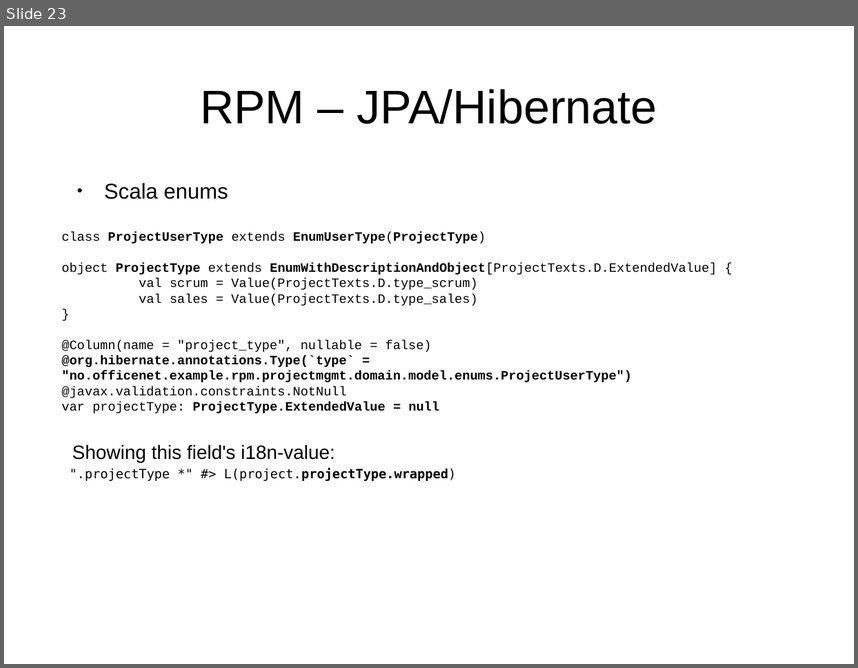
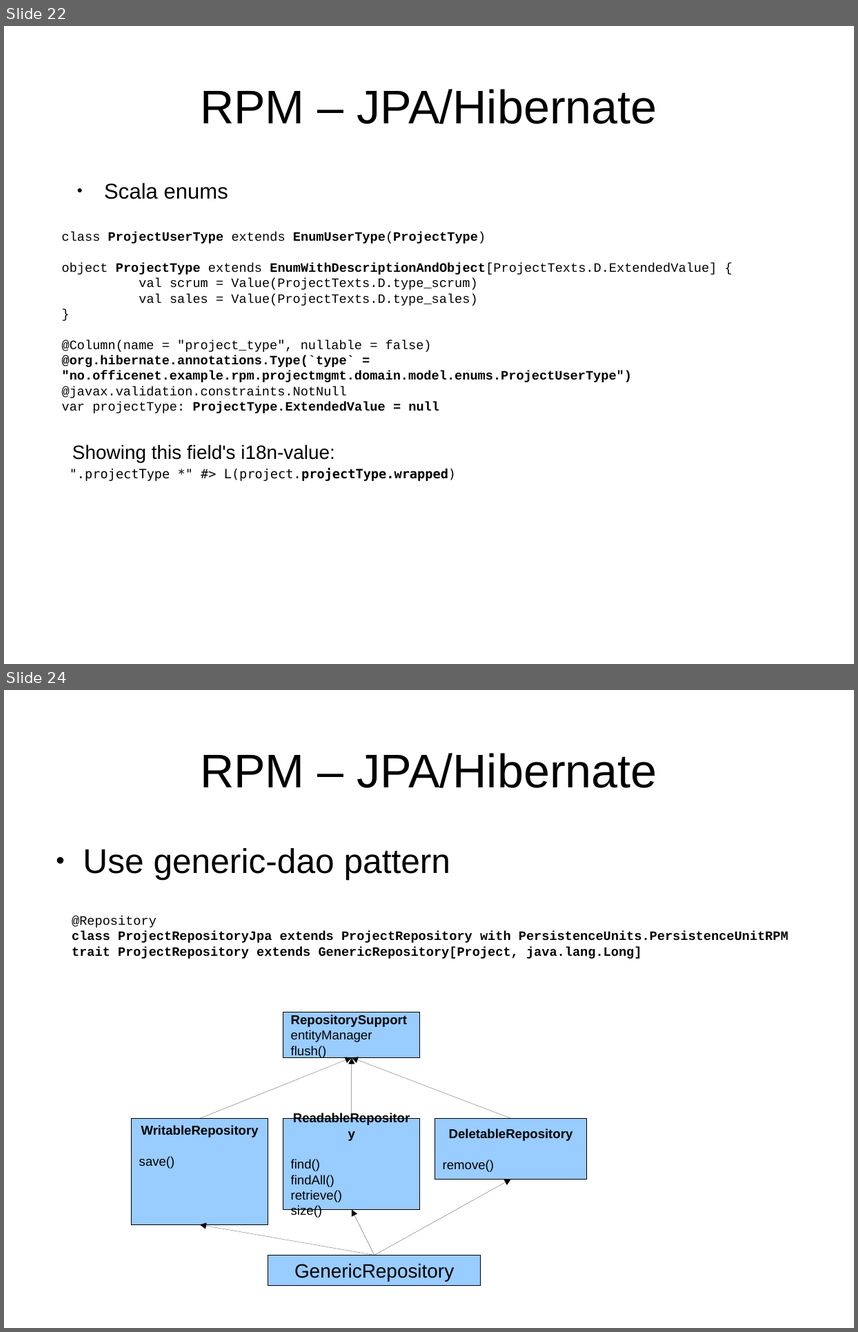
Before and after one commit to andreak/slol-2011, a slide deck: Scala-LiftOff-2011-lift-from-jee-perspective.odp. Shown one above the other, each under a label of ours: slide 23 before the commit, slides 22 and 24 after it; the slides between them are not shown. The pictures are 858x668 and 858x1332 pixels, drawn with LibreOffice and Linux fonts; fonts in the diff are those of the drawing. Boxes give left, top, right and bottom in pixels: in the first picture for what was removed or moved away, otherwise in the second. Text is boxed around its words. In the diff, an @@ line names an element or a change of style, - is before the commit and + after.

```diff
--- a/Scala-LiftOff-2011-lift-from-jee-perspective.odp
+++ b/Scala-LiftOff-2011-lift-from-jee-perspective.odp
@@ slide 24 added at <box>4,690,854,1328</box>, background #FFFFFF @@
@@ title added at <box>200,753,657,788</box>, 44 pt, text #000000 @@
+RPM – JPA/Hibernate
@@ text added at <box>83,848,451,880</box>, 32 pt, text #000000 @@
+● Use generic-dao pattern
@@ text added at <box>72,916,789,958</box>, 12 pt, text #000000, bold @@
+@Repository
+class ProjectRepositoryJpa extends ProjectRepository with PersistenceUnits.PersistenceUnitRPM
+trait ProjectRepository extends GenericRepository[Project, java.lang.Long]
@@ rectangle added at <box>283,1012,420,1057</box>, fill #99CCFF, outline #000000 0 pt, 12 pt, text #000000 @@
+RepositorySupport
+entityManager
+flush()
@@ arrow added from (200, 1118) to (352, 1057), #000000 0 pt @@
@@ arrow added from (352, 1118) to (352, 1057), #000000 0 pt @@
@@ arrow added from (512, 1118) to (352, 1057), #000000 0 pt @@
@@ rectangle added at <box>131,1118,268,1225</box>, fill #99CCFF, outline #000000 0 pt, 12 pt, text #000000, bold @@
+WritableRepository
+save()
@@ rectangle added at <box>283,1118,420,1209</box>, fill #99CCFF, outline #000000 0 pt, 12 pt, text #000000 @@
+ReadableRepository
+find()
+findAll()
+retrieve()
+size()
@@ rectangle added at <box>435,1118,587,1179</box>, fill #99CCFF, outline #000000 0 pt, 12 pt, text #000000, bold @@
+DeletableRepository
+remove()
@@ arrow added from (375, 1254) to (512, 1179), #000000 0 pt @@
@@ arrow added from (375, 1254) to (200, 1225), #000000 0 pt @@
@@ arrow added from (375, 1254) to (352, 1209), #000000 0 pt @@
@@ rectangle added at <box>268,1254,481,1285</box>, fill #99CCFF, outline #000000 0 pt, 18 pt, text #000000 @@
+GenericRepository
@@ what was slide 23 is now slide 22 @@
```
Also in this commit, not shown: 8 slides changed, 1 other slide added, 1 slide removed.
